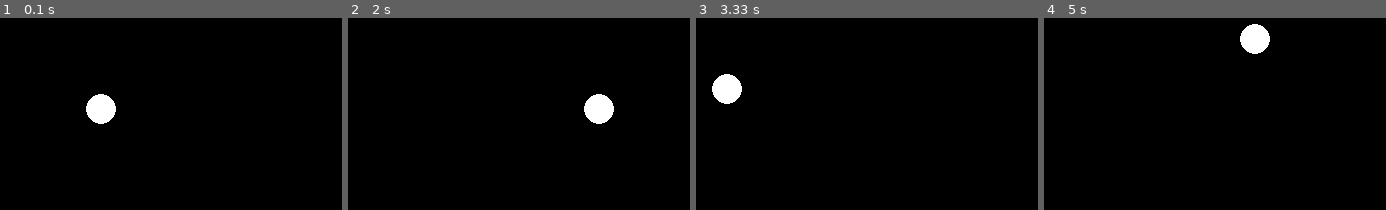
Above: before the commit, frames 1-4 (left to right).
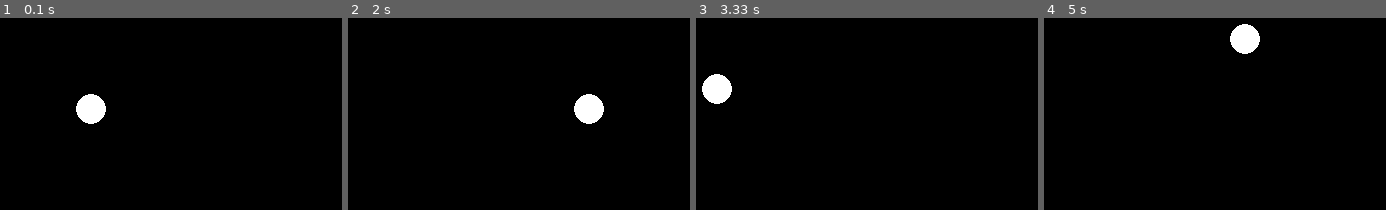
Above: after the commit, the same moments.

Repository: MaxRohowsky/pygame-tutorials
Game: pygame game, started from Part-02.py
Two runs of this game, one before a commit and one after it. Both use one fixed random seed, a clock stepped at 60 frames per second and the inputs below.
Inputs:
- Up to frame 1 (0.1 s): no input
- Up to frame 2 (2 s): hold Right 0.33-0.8 s; hold Left from 1.67 s (still down)
- Up to frame 3 (3.33 s): release Left at 2.2 s; hold Down 2.23-2.53 s; hold Up from 3 s (still down)
- Up to frame 4 (5 s): release Up at 3.37 s; hold Right 3.4-4.03 s; hold Left 4.47-4.93 s; hold Right from 4.97 s (still down)

The runs differ from the first frame. In frame 1, 0.9% of the frame differs, in the area x 22-34%, y 39-56%; in frame 2, 0.9%; in frame 3, 0.9%; in frame 4, 0.9%.

Commit message:
Change name of Part 1

Diff:
--- a/Part-02.py
+++ b/Part-02.py
@@ -4,7 +4,7 @@
 win = pygame.display.set_mode((500, 500))
 pygame.display.set_caption("First Game")
 
-x = 250
+x = 240
 y = 250
 radius = 15
 vel = 10
